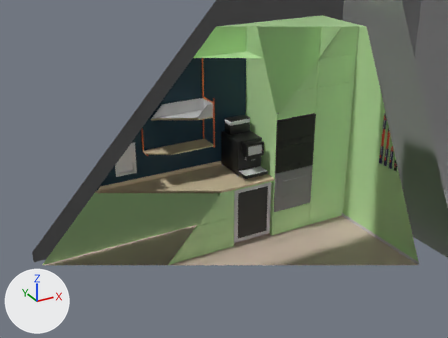
Before and after pictures for a commit that changed the glTF model public/kitchen-scene-optimized/ul-kitchen27.glb.
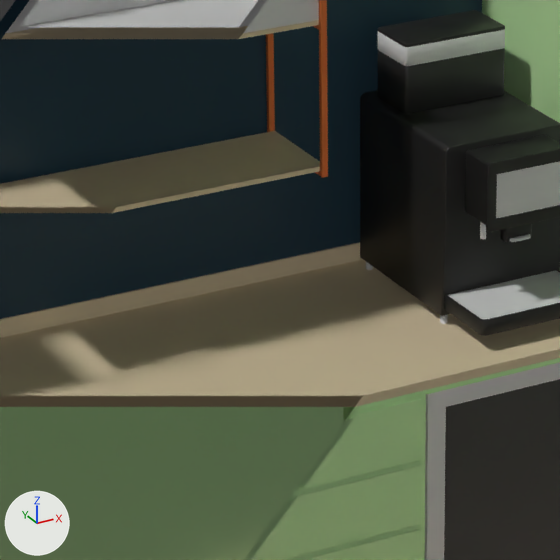
Each version is shown from a camera (50 mm lens) standing at (-17.1, -87.0, 71.5) and looking at (43.7, 23.6, 16.2), then close up on the part from 33% to 58% of the width and 33% to 66% of the height. Lighting does not change. The marker at lower left points along +X, +Y and +Z. The first two pictures are the older version. Everything nearer to the camera than a plane just in front of the edit is cut away. Where no turn or scale is listed for an object, it has been applied to the vertices.

Names of what the first close-up shows: 'MainNishBackWall', 'closetDoors', 'coffeeGrill', 'coffeeMuchineBody', 'fridgeDoorRight', 'fridgeGlassRight', 'kitchenMainPlate', 'mainGreenWall', 'rightTopClosetMatalFrame', 'shelf4', 'shelf6', 'topPlantBaseRight' and 7 more.
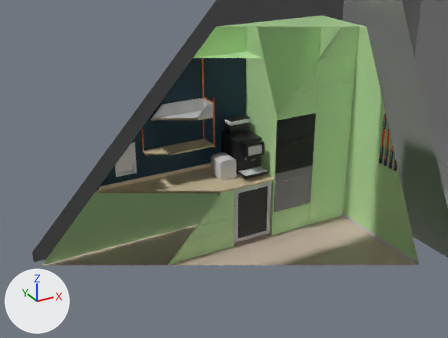
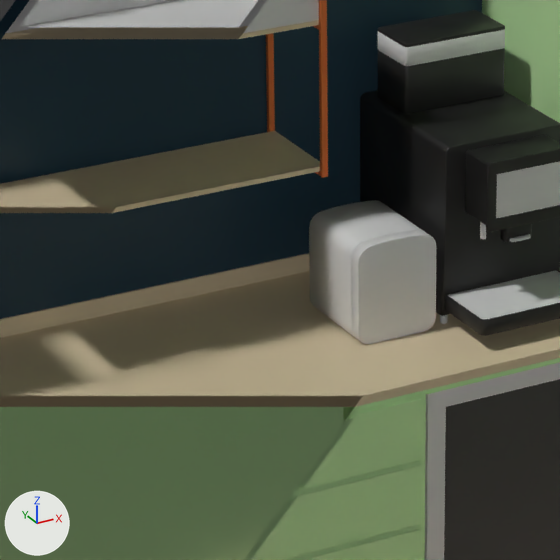
Commit message: Kitchen: restore Cube (the block beside the coffee machine)

What changed in the scene script:
```text
Add me_cube_020:
    me_cube_020.from_pydata(...)  # 628 vertices, 1252 faces; spans x -1.94..1.94, y -2.27..2.27, z -2.27..2.42
Add ob_cube:
    ob_cube = bpy.data.objects.new('Cube', me_cube_020)
    ob_cube.location = (43.78, 23.79, 16.65)
```

Boxes [x1, y1, x2, y2] around the edits, measured in the close-ups (560 x 560 px):
'Cube', added: after [309, 200, 437, 344]
